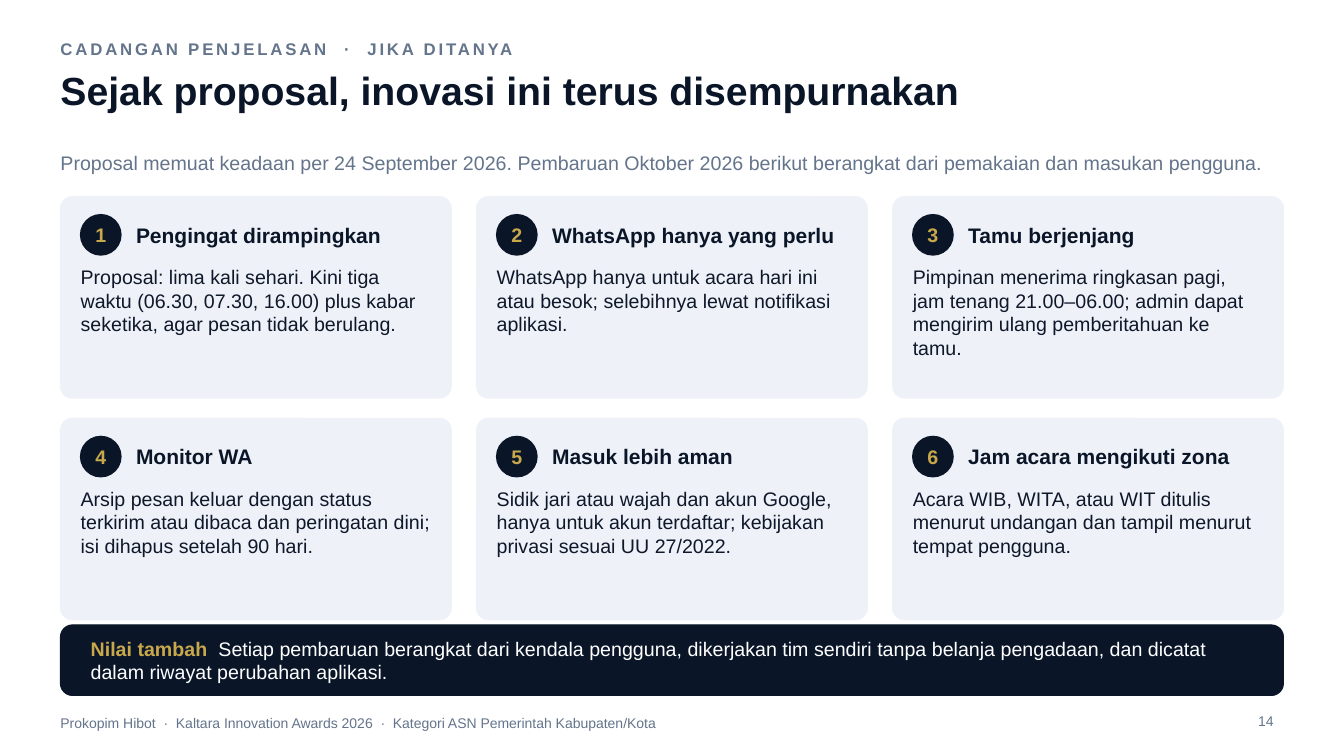
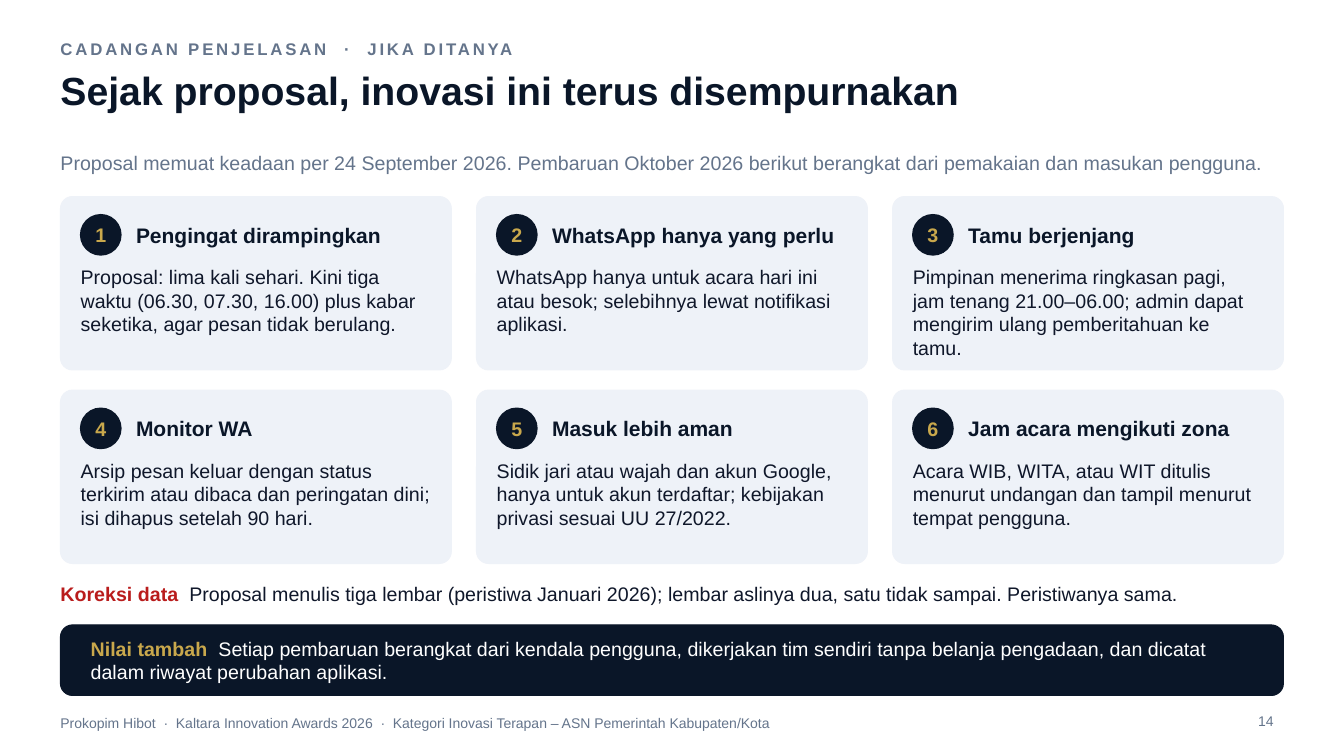
Before and after one commit to ega394/joyful-visuals, a slide deck: slide 14 of docs/lomba/kaltara/Paparan-Prokopim-Hibot-Kaltara-2026.pptx. Drawn at 1344x756 pixels with LibreOffice and Linux fonts; fonts in the diff are those of the drawing; background and template pictures are left out. Boxes give left, top, right and bottom in pixels: in the first picture for what was removed or moved away, otherwise in the second. Text is boxed around its words. In the diff, an @@ line names an element or a change of style, - is before the commit and + after.

```diff
--- a/docs/lomba/kaltara/Paparan-Prokopim-Hibot-Kaltara-2026.pptx
+++ b/docs/lomba/kaltara/Paparan-Prokopim-Hibot-Kaltara-2026.pptx
@@ rounded rectangle: place and size @@
-rounded rectangle at [60, 197, 452, 398]
+rounded rectangle at [60, 197, 452, 370]
@@ rounded rectangle: place and size @@
-rounded rectangle at [477, 197, 868, 398]
+rounded rectangle at [477, 197, 868, 370]
@@ rounded rectangle: place and size @@
-rounded rectangle at [893, 197, 1285, 398]
+rounded rectangle at [893, 197, 1285, 370]
@@ rounded rectangle: place and size @@
-rounded rectangle at [60, 418, 452, 620]
+rounded rectangle at [60, 390, 452, 564]
@@ rounded rectangle: place and size @@
-rounded rectangle at [477, 418, 868, 620]
+rounded rectangle at [477, 390, 868, 564]
@@ proportions changed in 6 elements at [60, 197, 452, 370], [477, 197, 868, 370], [893, 197, 1285, 370], [60, 390, 452, 564], [477, 390, 868, 564], [893, 390, 1285, 564] @@
@@ rounded rectangle: place and size @@
-rounded rectangle at [893, 418, 1285, 620]
+rounded rectangle at [893, 390, 1285, 564]
@@ 6 texts, 3 ellipses: place and size @@
-6 texts, 3 ellipses at [81, 437, 1229, 477]
+6 texts, 3 ellipses at [81, 408, 1229, 449]
@@ text "Arsip pesan keluar dengan status ...": place and size @@
-text "Arsip pesan keluar dengan status ..." at [81, 491, 430, 557]
+text "Arsip pesan keluar dengan status ..." at [81, 463, 430, 529]
@@ text "Sidik jari atau wajah dan ...": place and size @@
-text "Sidik jari atau wajah dan ..." at [497, 491, 832, 557]
+text "Sidik jari atau wajah dan ..." at [497, 463, 832, 529]
@@ text "Acara WIB, WITA, atau WIT ...": place and size @@
-text "Acara WIB, WITA, atau WIT ..." at [913, 491, 1251, 557]
+text "Acara WIB, WITA, atau WIT ..." at [913, 463, 1251, 529]
@@ text added at [60, 586, 1177, 605], 14 pt, text #0F172A @@
+Koreksi data Proposal menulis tiga lembar (peristiwa Januari 2026); lembar aslinya dua, satu tidak sampai. Peristiwanya sama.
@@ text at [60, 718, 770, 731]: text changed @@
-Prokopim Hibot · Kaltara Innovation Awards 2026 · Kategori ASN Pemerintah Kabupaten/Kota
+Prokopim Hibot · Kaltara Innovation Awards 2026 · Kategori Inovasi Terapan – ASN Pemerintah Kabupaten/Kota
```
Also in this commit, not shown: 13 other slides changed, 17 other files.
